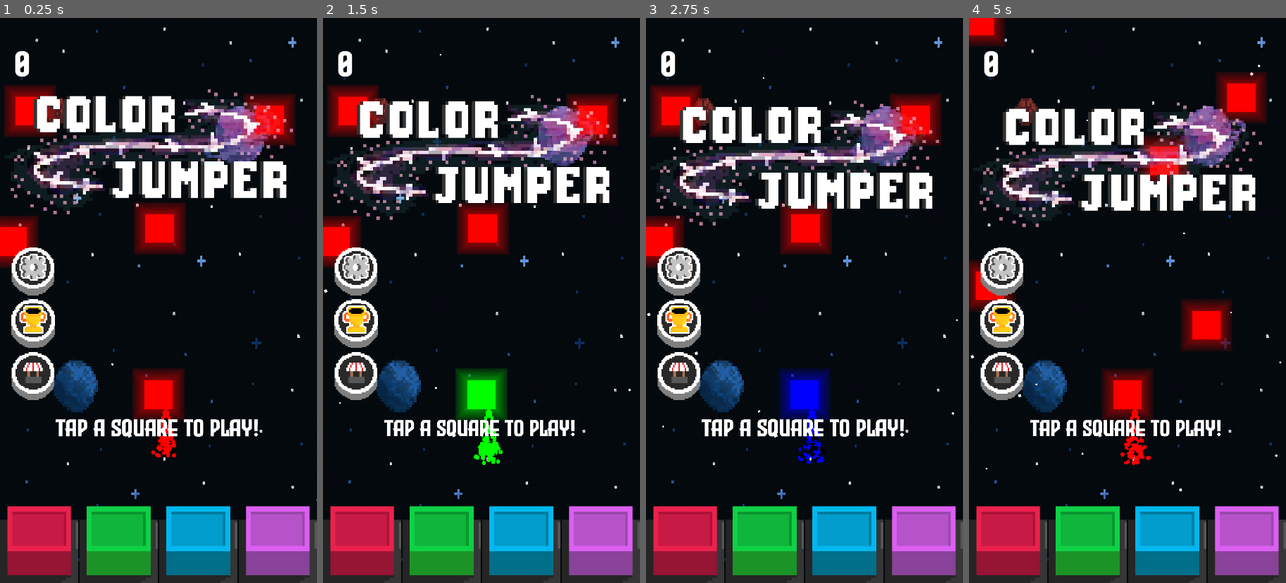
Above: before the commit, frames 1-4 (left to right).
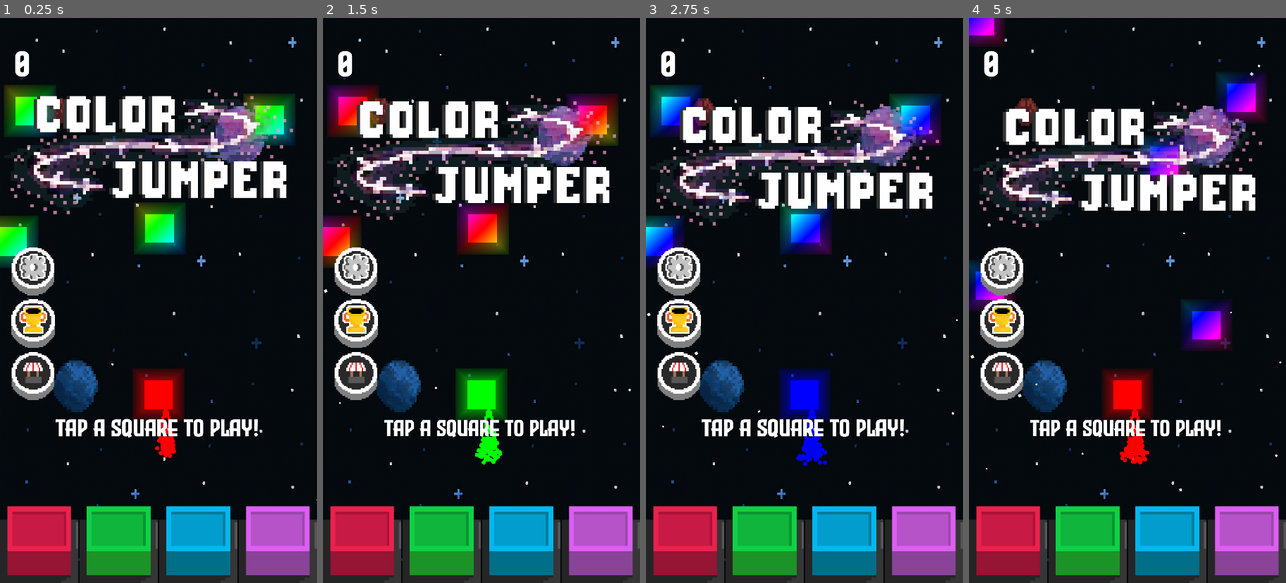
Above: after the commit, the same moments.

Repository: Xavier-Royer/Color-Jumper
Game: Godot game, scene res://Main.tscn
The game is run twice, just before and just after one commit, with the same random seed, the same clock (stepped at 60 frames per second) and the same inputs. The engine's default icon, where the game draws it, is replaced by a stand-in: a white triangle on a blue panel in a dark square.
Inputs (mouse positions are in pixels of both pictures, inside the frame that each line leads up to):
- Up to frame 1 (0.25 s): no input
- Up to frame 2 (1.5 s): click (361, 543) at 0.5 s; click (440, 543) at 1.25 s
- Up to frame 3 (2.75 s): click (845, 543) at 2 s
- Up to frame 4 (5 s): click (1247, 543) at 2.75 s; click (1000, 373) at 3.5 s; click (1175, 475) at 4.25 s

The runs differ from the first frame. In frame 1, 5.0% of the frame differs, in the area x 0-94%, y 11-78%; in frame 2, 3.4%; in frame 3, 5.1%, in the area x 0-94%, y 11-80%; in frame 4, 4.7%.

Commit message:
fixed rainbow trail

Diff:
--- a/Main.tscn
+++ b/Main.tscn
@@ -33,6 +33,7 @@
 [ext_resource type="Texture2D" uid="uid://fs6kbkv5tjam" path="res://textures/shop.png" id="22_40n85"]
 [ext_resource type="Texture2D" uid="uid://dcglq86o48wui" path="res://textures/shop_pressed.png" id="23_gb15f"]
 [ext_resource type="Texture2D" uid="uid://bu1035dk1g7wk" path="res://textures/playerskins/spaceship.png" id="29_5mvff"]
+[ext_resource type="Texture2D" uid="uid://cuejerl8xogne" path="res://RainbowColorGradient.tres" id="34_sph85"]
 
 [sub_resource type="ParticleProcessMaterial" id="ParticleProcessMaterial_fos0i"]
 particle_flag_disable_z = true
@@ -66,12 +67,12 @@
 emission_shape_scale = Vector3(0.04, 51.245, 1)
 emission_shape = 3
 emission_box_extents = Vector3(50, 1, 1)
-angle_min = 1.0728836e-05
-angle_max = 1.0728836e-05
+angle_min = 1.07288e-05
+angle_max = 1.07288e-05
 direction = Vector3(-1, 0, 0)
 spread = 41.667
 initial_velocity_min = 29.41
-initial_velocity_max = 47.059998
+initial_velocity_max = 47.06
 gravity = Vector3(0, 0, 0)
 scale_min = 0.0
 scale_max = 23.76
@@ -79,7 +80,7 @@
 hue_variation_max = 1.0
 
 [sub_resource type="RectangleShape2D" id="RectangleShape2D_r0du0"]
-size = Vector2(6.0734406, 30)
+size = Vector2(6.07344, 30)
 
 [sub_resource type="ShaderMaterial" id="ShaderMaterial_fpfj3"]
 shader = ExtResource("15_j4qnp")
@@ -98,13 +99,6 @@
 scale_min = 10.0
 scale_max = 20.0
 
-[sub_resource type="Gradient" id="Gradient_devvj"]
-offsets = PackedFloat32Array(0, 0.181818, 0.354545, 0.536364, 0.736364, 0.927273)
-colors = PackedColorArray(1, 0, 0, 1, 0.945098, 0.521569, 0, 1, 1, 1, 0, 1, 0, 1, 0, 1, 0, 1, 1, 1, 1, 0, 1, 1)
-
-[sub_resource type="GradientTexture1D" id="GradientTexture1D_3b0ty"]
-gradient = SubResource("Gradient_devvj")
-
 [sub_resource type="ParticleProcessMaterial" id="ParticleProcessMaterial_fpfj3"]
 particle_flag_disable_z = true
 emission_shape_scale = Vector3(4, 1, 1)
@@ -116,7 +110,7 @@
 gravity = Vector3(0, 0, 0)
 scale_min = 1.5
 scale_max = 1.5
-color_initial_ramp = SubResource("GradientTexture1D_3b0ty")
+color_initial_ramp = ExtResource("34_sph85")
 
 [sub_resource type="Animation" id="Animation_fos0i"]
 length = 0.001
@@ -354,15 +348,15 @@
 
 [node name="ResetButton" type="TextureButton" parent="ScreenManager/SettingsScreen"]
 anchors_preset = -1
-anchor_left = 0.50100005
-anchor_top = 0.5
-anchor_right = 0.50100005
-anchor_bottom = 0.5
-offset_left = -252.08008
-offset_top = 66.00012
-offset_right = 97.91992
-offset_bottom = 224.00012
-scale = Vector2(0.7199975, 0.7199975)
+anchor_left = 0.501
+anchor_top = 0.5
+anchor_right = 0.501
+anchor_bottom = 0.5
+offset_left = -252.08
+offset_top = 66.0001
+offset_right = 97.9199
+offset_bottom = 224.0
+scale = Vector2(0.719998, 0.719998)
 texture_normal = ExtResource("6_mxvw5")
 texture_pressed = ExtResource("7_xrxkg")
 stretch_mode = 0
@@ -376,7 +370,6 @@
 color = Color(1, 1, 1, 0)
 
 [node name="ConfirmationDialog" type="ConfirmationDialog" parent="ScreenManager/SettingsScreen"]
-oversampling_override = 1.0
 initial_position = 1
 size = Vector2i(862, 378)
 unresizable = true
@@ -411,9 +404,9 @@
 anchor_top = 0.5
 anchor_right = 0.505
 anchor_bottom = 0.5
-offset_left = 59.599976
+offset_left = 59.6
 offset_top = 542.0
-offset_right = 259.59998
+offset_right = 259.6
 offset_bottom = 642.0
 grow_vertical = 0
 texture_normal = ExtResource("6_hri7i")
@@ -456,9 +449,9 @@
 anchor_top = 0.5
 anchor_right = 0.505
 anchor_bottom = 0.5
-offset_left = 59.599976
+offset_left = 59.6
 offset_top = 542.0
-offset_right = 259.59998
+offset_right = 259.6
 offset_bottom = 642.0
 grow_vertical = 0
 texture_normal = ExtResource("6_hri7i")
@@ -666,13 +659,13 @@
 anchor_right = 0.505
 anchor_bottom = 1.0
 offset_left = -487.0
-offset_top = -299.99988
-offset_right = -452.40002
-offset_bottom = 280.00024
-grow_horizontal = 2
-grow_vertical = 2
-rotation = -1.5707941
-scale = Vector2(1.6970006, 1.6970006)
+offset_top = -300.0
+offset_right = -452.4
+offset_bottom = 280.0
+grow_horizontal = 2
+grow_vertical = 2
+rotation = -1.57079
+scale = Vector2(1.697, 1.697)
 value = 100.0
 fill_mode = 2
 texture_progress = ExtResource("20_bg4s2")
@@ -701,13 +694,13 @@
 
 [node name="Player" type="CharacterBody2D" parent="ScreenManager/GameScreen/Objects"]
 position = Vector2(1344, 0)
-scale = Vector2(5.0799904, 3.2157748)
+scale = Vector2(5.07999, 3.21577)
 collision_mask = 561
 script = ExtResource("4_cm0pq")
 
 [node name="CollisionShape2D" type="CollisionShape2D" parent="ScreenManager/GameScreen/Objects/Player"]
-position = Vector2(5.014099, 15.000001)
-scale = Vector2(0.9999999, 1)
+position = Vector2(5.0141, 15)
+scale = Vector2(1, 1)
 shape = SubResource("RectangleShape2D_r0du0")
 
 [node name="ColorRect" type="TextureRect" parent="ScreenManager/GameScreen/Objects/Player"]
--- /dev/null
+++ b/RainbowColorGradient.tres
@@ -0,0 +1,8 @@
+[gd_resource type="GradientTexture1D" load_steps=2 format=3 uid="uid://cuejerl8xogne"]
+
+[sub_resource type="Gradient" id="Gradient_devvj"]
+offsets = PackedFloat32Array(0, 0.181818, 0.354545, 0.536364, 0.736364, 0.927273)
+colors = PackedColorArray(1, 0, 0, 1, 0.945098, 0.521569, 0, 1, 1, 1, 0, 1, 0, 1, 0, 1, 0, 1, 1, 1, 1, 0, 1, 1)
+
+[resource]
+gradient = SubResource("Gradient_devvj")
--- a/game_screen.gd
+++ b/game_screen.gd
@@ -65,6 +65,9 @@
 #rainbowFlashAnimationVariables
 var flashCount =0
 var pastColor = Color()
+var rainbowTweenBar
+var rainbowTweenParticles
+
 
 func _ready() -> void:
 	screen_size = Globals.screenSize #get_viewport().get_visible_rect().size
@@ -82,7 +85,12 @@
 
 	tween2.tween_property($UI/Logo, "position:y", $UI/Logo.position.y + 50, 1).set_trans(Tween.TRANS_QUAD).set_ease(Tween.EASE_IN_OUT)
 	tween2.tween_property($UI/Logo, "position:y", $UI/Logo.position.y, 1).set_trans(Tween.TRANS_QUAD).set_ease(Tween.EASE_IN_OUT)
+
+	rainbowTweenBar = create_tween()
+	rainbowTweenParticles = create_tween()
+
 	loadGame()
+
 
 
 
@@ -129,7 +137,7 @@
 		movingObjects.add_child(block)
 		block.position = Vector2(randi_range(30,screen_size.x - 35),randi_range(-600,screen_size.y * (2.0/3.0) - 100))
 		#block.connect("invalidBlock",spawnBlock)
-		block.setColor("RED")
+		block.setColor("RAINBOW")
 		block.connect("blockMissed",gameOver)
 		lastBlockSpawned = block
 		blocksSpawned+=1
@@ -149,7 +157,7 @@
 
 	if difficulty == "EASY":
 		randomColorRate = 100
-		baseGameSpeed  = 200
+		baseGameSpeed  = 10#200
 		$SpawnTimer.wait_time = 1
 	elif difficulty == "MEDIUM":
 		randomColorRate = 250
@@ -173,6 +181,7 @@
 		for i in range(4):
 			area2D.set_collision_mask_value(i+1,true)
 		pastColor = player.modulate
+		player.rainbowOn()
 		player.modulate = Color(1,1,1)
 		return
 
@@ -199,25 +208,30 @@
 	currentBlock.blockCaught(direction,gameSpeed,player.blockPosition)
 	direction = Vector2(0,0)
 	#make rainbow happen
-	if currentBlock.get_collision_layer_value(10) and rainbowOver ==false:
+	if currentBlock.get_collision_layer_value(10) :
 		$RainbowTimer.start()
 		$Objects/Player/ColorRect.material.set_shader_parameter("rainbow",true)
 		changeColor("RAINBOW")
 		$UI/RainBowBar.show()
-		$UI/RainbowParticles.show()
+		#$UI/RainbowParticles.show()
 		$UI/RainBowBar.value = 100
 		$UI/RainbowParticles.position =  $UI/RainBowBar.position + Vector2(984,-40)
-		var tween2 = create_tween()
+
+		if rainbowTweenBar.is_running:
+			rainbowTweenBar.stop()
+			rainbowTweenParticles.stop()
+
+		rainbowTweenBar = create_tween()
+		rainbowTweenParticles = create_tween()
+		rainbowTweenParticles.connect("finished",hideRainbowParticles)
+
+
+
 		var endPosition = ( $UI/RainBowBar.position + Vector2(0, -40))
-		tween2.tween_property($UI/RainbowParticles, "position", endPosition, 5)
-		var tween = create_tween()
-		tween.tween_property($UI/RainBowBar, "value", 0,5)
-		var tween3 = create_tween()
-		tween3.set_ease(Tween.EASE_IN)
-		tween3.set_trans(Tween.TRANS_EXPO)
-		tween2.connect("finished",hideRainbowParticles)
-		particleSpeed = 3
-		#tween3.tween_property(self, "particleSpeed", 40,5.5)
+		rainbowTweenParticles.tween_property($UI/RainbowParticles, "position", endPosition, 5)
+		rainbowTweenBar.tween_property($UI/RainBowBar, "value", 0,5)
+
+
 
 
 	#if rainbow over set color to block color
@@ -225,6 +239,7 @@
 		$UI/RainBowBar.hide()
 		$UI/RainbowParticles.hide()
 		rainbowOver = false
+		player.rainbowOff()
 		$Objects/Player/ColorRect.material.set_shader_parameter("rainbow",false)
 		changeColor(currentBlock.blockColor)
 
@@ -501,6 +516,7 @@
 func _on_rainbow_timer_timeout() -> void:
 	#start flash animation bc rainbow is starting to wear off
 	if currentBlock != null:
+		player.rainbowOff()
 		changeColor(currentBlock.blockColor)
 		$Objects/Player/ColorRect.material.set_shader_parameter("rainbow",false)
 	else:
@@ -512,11 +528,12 @@
 
 
 
-
+#does nothing rn i think
 func _on_flash_timer_timeout() -> void:
 	#rainbow flashing animation
 	if flashCount > 10:
 		if currentBlock != null:
+			player.rainbowOff()
 			changeColor(currentBlock.blockColor)
 			$Objects/Player/ColorRect.material.set_shader_parameter("rainbow",false)
 		else:
@@ -529,7 +546,9 @@
 			$Objects/Player/ColorRect.material.set_shader_parameter("rainbow",false)
 			$FlashTimer.wait_time = 0.1 #+ (flashCount*0.04)
 			player.modulate = pastColor
+			player.rainbowOff()
 		else:
+			player.rainbowOn()
 			$Objects/Player/ColorRect.material.set_shader_parameter("rainbow",true)
 			$FlashTimer.wait_time = 0.3 - (flashCount*0.02)
 			player.modulate = Color(1,1,1)
@@ -540,12 +559,6 @@
 	coins += 1
 
 
-#func _input(event: InputEvent) -> void:
-	#if event.is_action_pressed("Tap"):
-		#for c in movingObjects.get_children():
-			#c.queue_free()
-		#lastBlockSpawned = null
-		#spawnBlock()
-		#spawnBlock()
+
 func hideRainbowParticles():
 	$UI/RainbowParticles.hide()
--- a/player.gd
+++ b/player.gd
@@ -1,4 +1,6 @@
 extends CharacterBody2D
+@onready var rainbowGradient = preload("res://RainbowColorGradient.tres")
+
 var oldVelocity = Vector2.ZERO
 
 var gameSpeed = 0
@@ -21,7 +23,8 @@
 	if died == false:
 		emit_signal("screenExited")
 
-
+func _ready() -> void:
+	rainbowOff()
 
 
 func _process(_delta: float) -> void:
@@ -100,3 +103,10 @@
 	$Trail.emitting = true
 	died = false
 	oldVelocity = Vector2.ZERO
+
+
+func rainbowOff():
+	$Trail.process_material.color_initial_ramp =null
+
+func rainbowOn():
+	$Trail.process_material.color_initial_ramp = rainbowGradient
Not shown: 1 places in Main.tscn that only renumber resources
Not shown, changed: icon.svg.import
Not shown, changed: textures/BackGround.png.import
Not shown, changed: textures/Coin.png.import
Not shown, changed: textures/Evil Empire.otf.import
Not shown, changed: textures/Iphone.png.import
Not shown, changed: textures/ScaledDownCoin.png.import
Not shown, changed: textures/ScaledDownSpike.png.import
Not shown, changed: textures/bluebutton.png.import
Not shown, changed: textures/bluebuttonpressed.png.import
Not shown, changed: textures/colorjumper_logo.png.import
Not shown, changed: textures/greenbutton.png.import
(and 20 more such lines)
